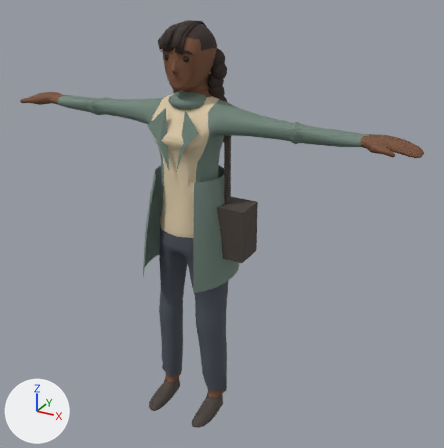
Renders of the glTF model public/assets/characters/office/office-seona.glb from each side of a commit.
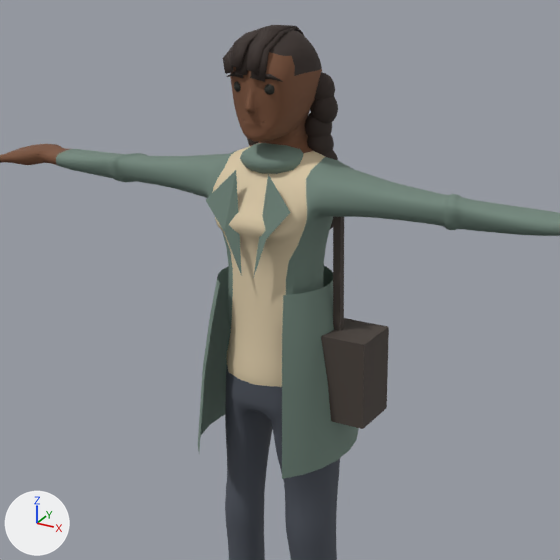
Old and new are each drawn whole from a camera (50 mm lens) standing at (1.42, -2.27, 2.17) and looking at (0.11, 0.1, 0.98) and again close up on the part from 5% to 81% of the width and 1% to 76% of the height. Arrows for +X, +Y and +Z are at lower left; the lights stay in place. The last two pictures show the newer version. Where no turn or scale is listed for an object, it has been applied to the vertices.

Names of what the first close-up shows: 'office-seona_BagStrap', 'office-seona_CoatHem', 'office-seona_Hair_braids', 'office-seona_Lapel', 'office-seona_Lapel.001', 'office-seona_Neckwear', 'office-seona_ShoulderBag', 'office-seona_Top', 'office-seona_TrousersShoes' and 6 more.
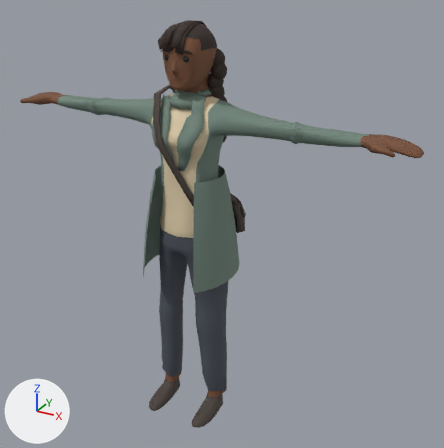
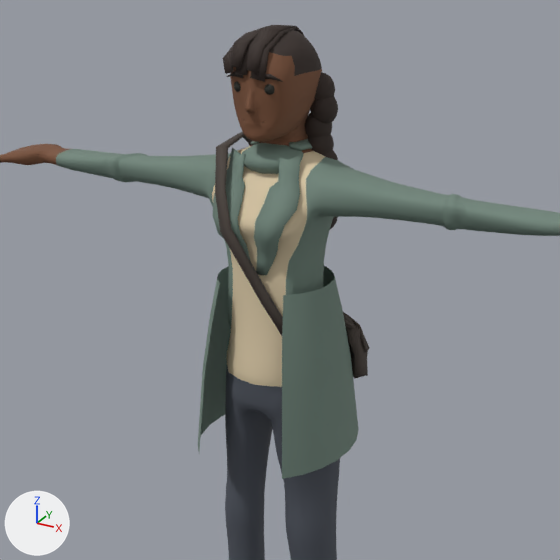
What differs and where, as boxes (x1, y1, x2, y2) in the close-ups (560 x 560 px):
'office-seona_ShoulderBag', deleted
    before: (321, 318, 389, 429)
'office-seona_Fit_lapel', added
    after: (213, 139, 312, 275)
'office-seona_Fit_shoulder_bag', added
    after: (215, 132, 369, 378)
'office-seona_Lapel', deleted
    before: (206, 170, 242, 276)
'office-seona_BagStrap', deleted
    before: (333, 217, 344, 331)
'office-seona_Lapel.001', deleted
    before: (254, 174, 290, 275)

Patch to the scene script:
```diff
--- a/public/assets/characters/office/office-seona.glb.py
+++ b/public/assets/characters/office/office-seona.glb.py
@@ me_office_seona_fit_shoulder_bag @@
+me_office_seona_fit_shoulder_bag.from_pydata(...)  # 134 vertices, 256 faces; spans x -0.153..0.199, y -0.163..0.281, z 0.917..1.629
+me_office_seona_fit_shoulder_bag.materials.append(mat_office_seona_shoes)  # brown #49403a
@@ me_office_seona_fit_lapel @@
+me_office_seona_fit_lapel.from_pydata(...)  # 168 vertices, 324 faces; spans x -0.124..0.128, y -0.144..0.151, z 1.295..1.625
+me_office_seona_fit_lapel.materials.append(mat_office_seona_jacket)  # grey #71867b
@@ ob_office_seona_bagstrap @@
-ob_office_seona_bagstrap = bpy.data.objects.new('office-seona_BagStrap', me_큐브_001)
-ob_office_seona_bagstrap.location = (0.0, 0.0, 0.008)
@@ ob_office_seona_lapel @@
-ob_office_seona_lapel = bpy.data.objects.new('office-seona_Lapel', me_lapel)
-ob_office_seona_lapel.location = (0.0, 0.0, 0.008)
@@ ob_office_seona_lapel_001 @@
-ob_office_seona_lapel_001 = bpy.data.objects.new('office-seona_Lapel.001', me_lapel_001)
-ob_office_seona_lapel_001.location = (0.0, 0.0, 0.008)
@@ ob_office_seona_shoulderbag @@
-ob_office_seona_shoulderbag = bpy.data.objects.new('office-seona_ShoulderBag', me_큐브)
-ob_office_seona_shoulderbag.location = (0.0, 0.0, 0.008)
@@ ob_office_seona_fit_shoulder_bag @@
+ob_office_seona_fit_shoulder_bag = bpy.data.objects.new('office-seona_Fit_shoulder_bag', me_office_seona_fit_shoulder_bag)
+ob_office_seona_fit_shoulder_bag.location = (0.0, 0.0, 0.008)
@@ ob_office_seona_fit_lapel @@
+ob_office_seona_fit_lapel = bpy.data.objects.new('office-seona_Fit_lapel', me_office_seona_fit_lapel)
+ob_office_seona_fit_lapel.location = (0.0, 0.0, 0.008)
```
